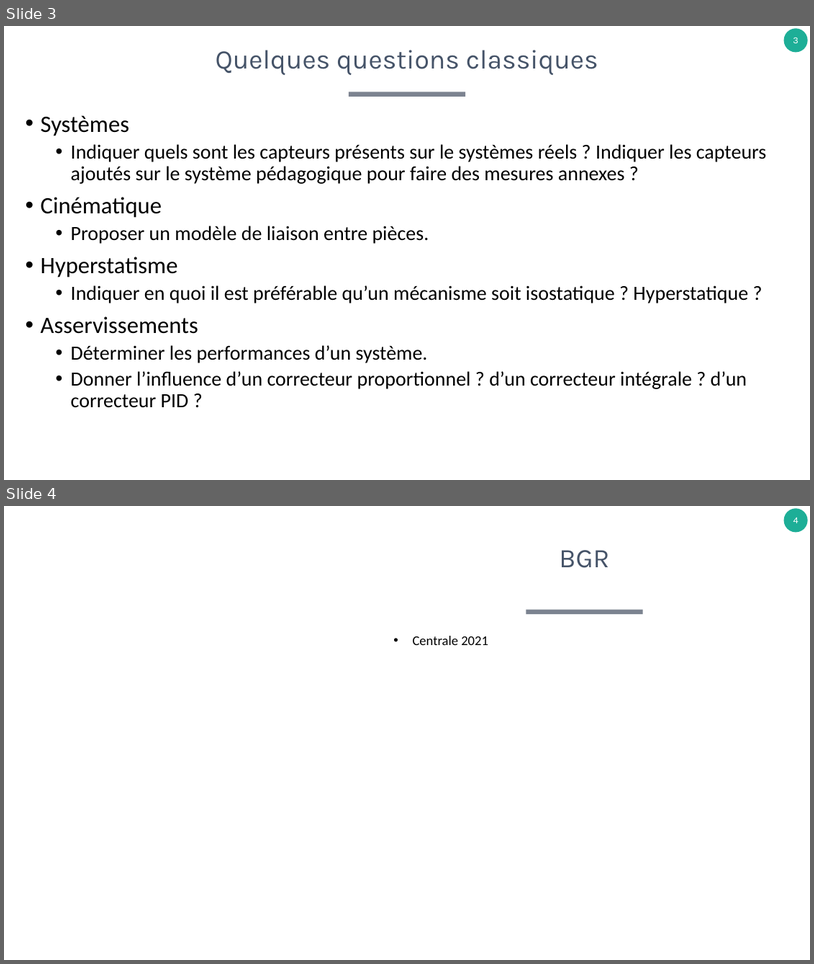
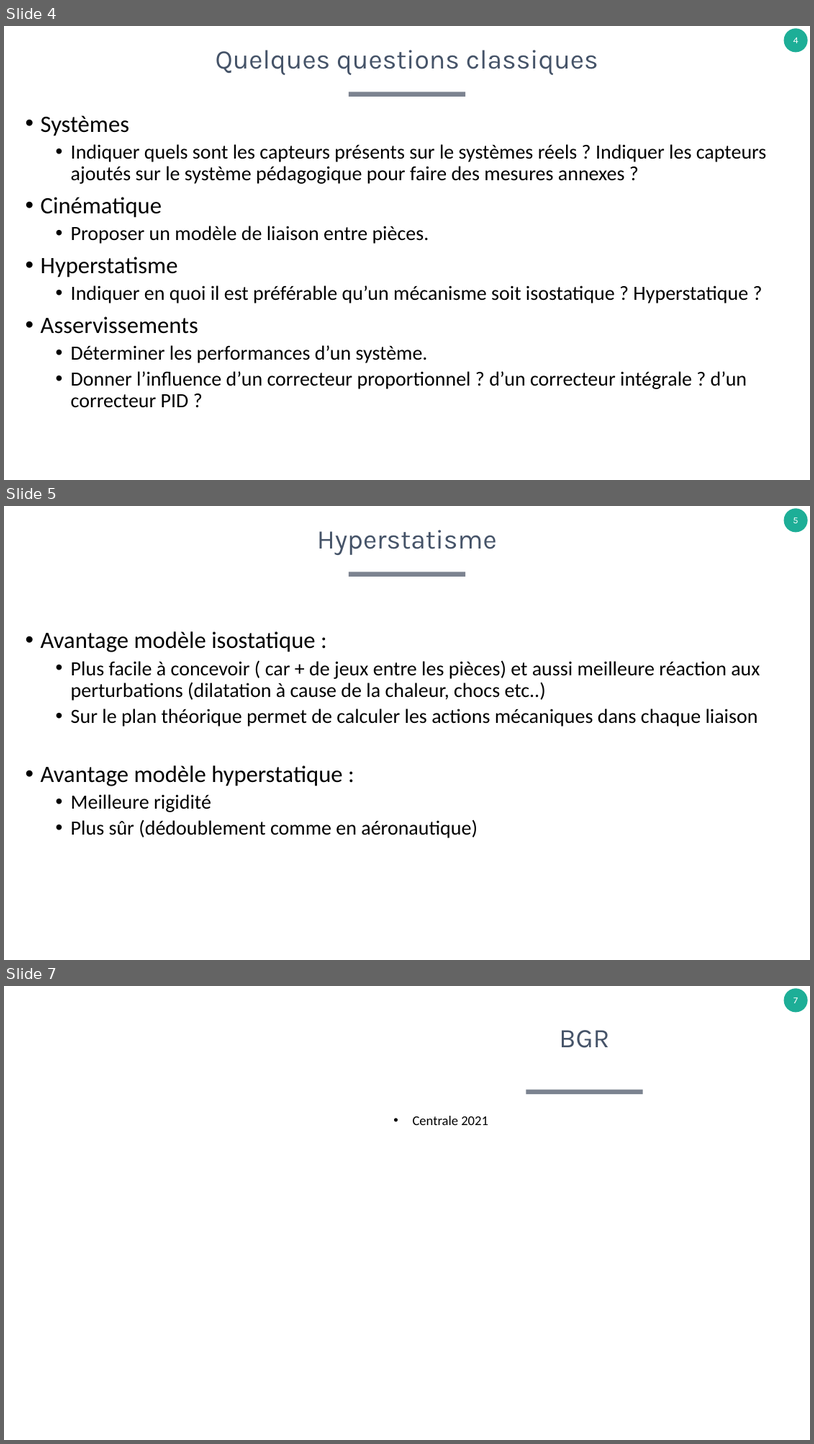
Before and after one commit to xpessoles/TP_Concours, a slide deck: B_Fiches_Protocoles/FichesSystemes.pptx. Shown one above the other, each under a label of ours: slides 3 and 4 before the commit, slides 4, 5 and 7 after it; the slides between them are not shown. The pictures are 814x964 and 814x1444 pixels, drawn with LibreOffice and Linux fonts; fonts in the diff are those of the drawing. Boxes give left, top, right and bottom in pixels: in the first picture for what was removed or moved away, otherwise in the second. Text is boxed around its words. In the diff, an @@ line names an element or a change of style, - is before the commit and + after.

```diff
--- a/B_Fiches_Protocoles/FichesSystemes.pptx
+++ b/B_Fiches_Protocoles/FichesSystemes.pptx
@@ slide 5 added at bbox=[4, 506, 810, 960], background #FFFFFF; not listed: 2 template elements that a slide beside it also shows @@
@@ title added at bbox=[317, 530, 497, 555], 32 pt, text #455368 @@
+Hyperstatisme
@@ text added at bbox=[41, 631, 760, 838], 24 pt, text #000000 @@
+• Avantage modèle isostatique :
+  • Plus facile à concevoir ( car + de jeux entre les pièces) et aussi meilleure réaction aux perturbations (dilatation à cause de la chaleur, chocs etc..)
+  • Sur le plan théorique permet de calculer les actions mécaniques dans chaque liaison
+• Avantage modèle hyperstatique :
+  • Meilleure rigidité
+  • Plus sûr (dédoublement comme en aéronautique)
@@ what was slide 3 is now slide 4 @@
@@ page number at bbox=[794, 38, 799, 43]: text changed @@
-3
+4
@@ what was slide 4 is now slide 7 @@
@@ page number at bbox=[794, 998, 798, 1003]: text changed @@
-4
+7
```
Also in this commit, not shown: 10 other slides added, 3 slides removed.
